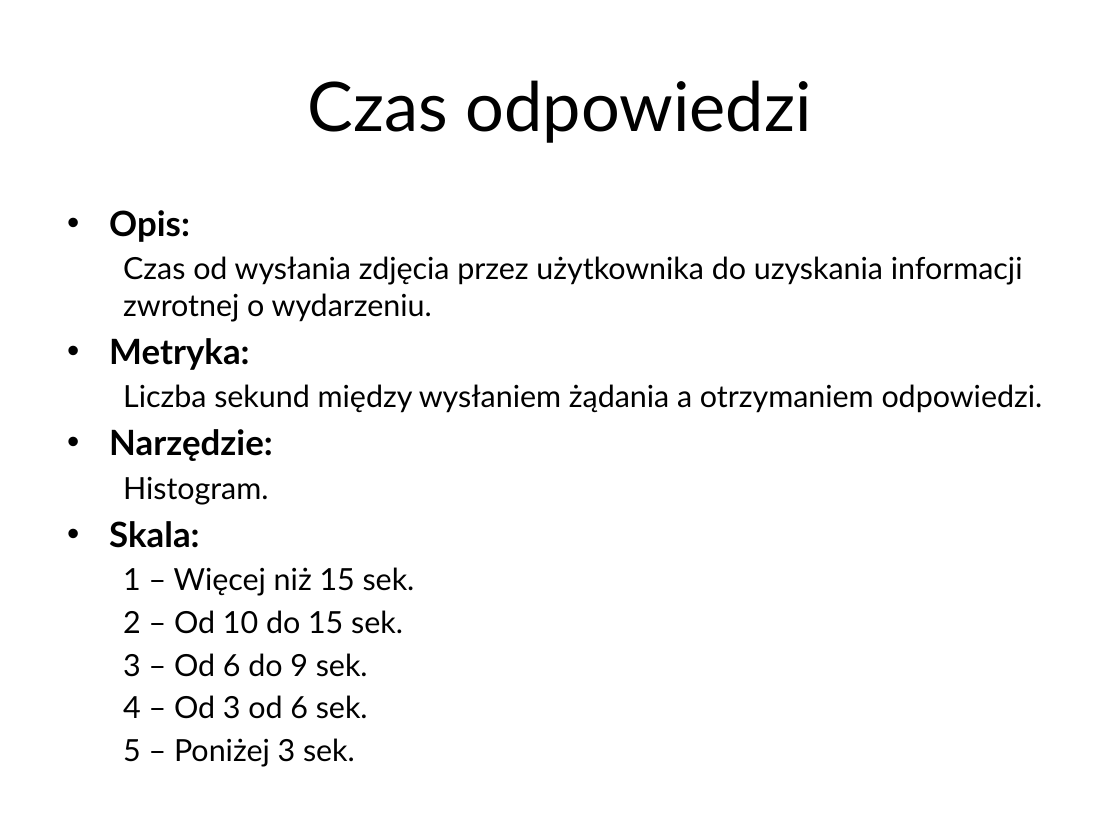
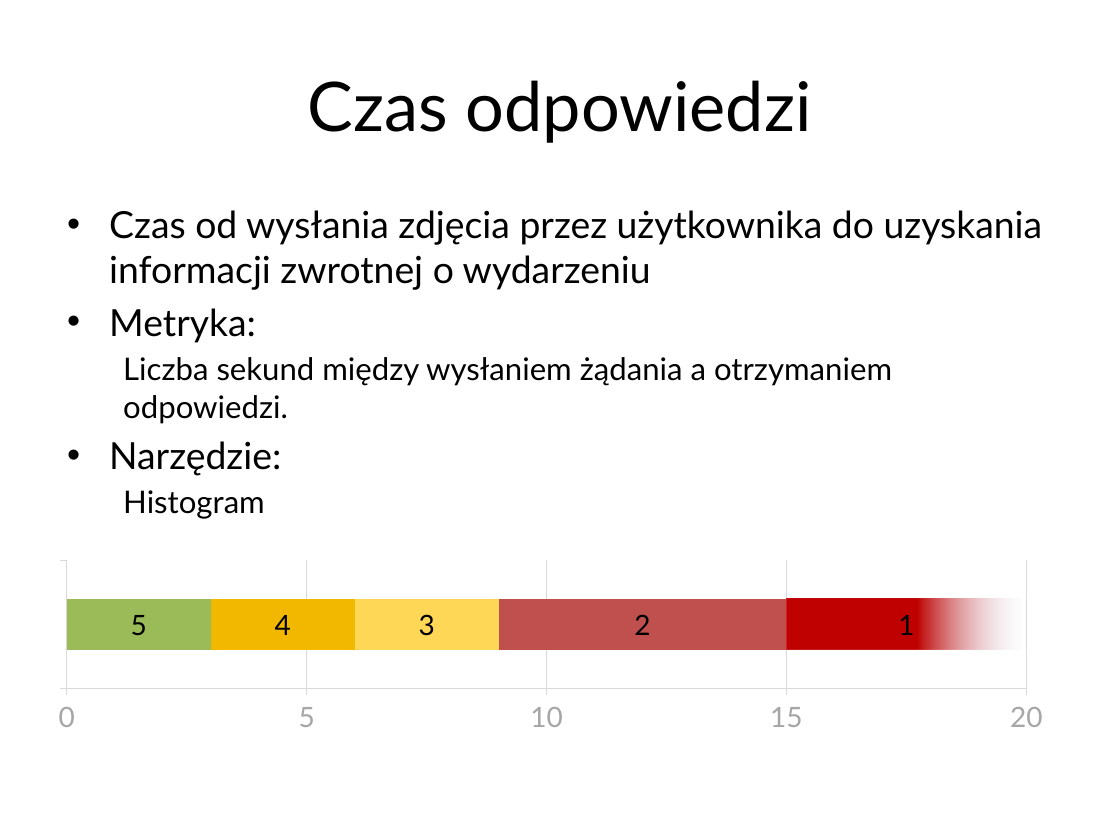
Before and after one commit to student-tomasz/ppit-prowadzenie-concerto, a slide deck: slide 60 of Obrona/Prezentacja.pptx. Drawn at 1120x840 pixels with LibreOffice and Linux fonts; fonts in the diff are those of the drawing; background and template pictures are left out. Boxes give left, top, right and bottom in pixels: in the first picture for what was removed or moved away, otherwise in the second. Text is boxed around its words. In the diff, an @@ line names an element or a change of style, - is before the commit and + after.

```diff
--- a/Obrona/Prezentacja.pptx
+++ b/Obrona/Prezentacja.pptx
@@ text at [109,210,1043,290]: text changed; size 19.6 to 24 pt @@
-• Opis:
-  Czas od wysłania zdjęcia przez użytkownika do uzyskania informacji zwrotnej o wydarzeniu.
+• Czas od wysłania zdjęcia przez użytkownika do uzyskania informacji zwrotnej o wydarzeniu
@@ text at [109,308,892,476]: size 22.4 to 24 pt, bold off in "Metryka:", "Narzędzie:"; size 19.6 to 20 pt in "Liczba sekund między wysłaniem żądania a otrzymaniem ..." @@
@@ bar stacked chart added at [31,508,1072,794] @@
+categories: 1
+5: 3
+4: 3
+3: 3
+2: 6
+1: 5
@@ text at [123,490,265,519]: text changed; size 19.6 to 20 pt @@
-  Histogram.
-• Skala:
-  1 – Więcej niż 15 sek.
-  2 – Od 10 do 15 sek.
-  3 – Od 6 do 9 sek.
-  4 – Od 3 od 6 sek.
-  5 – Poniżej 3 sek.
+  Histogram
```
Also in this commit, not shown: 6 other slides changed.
